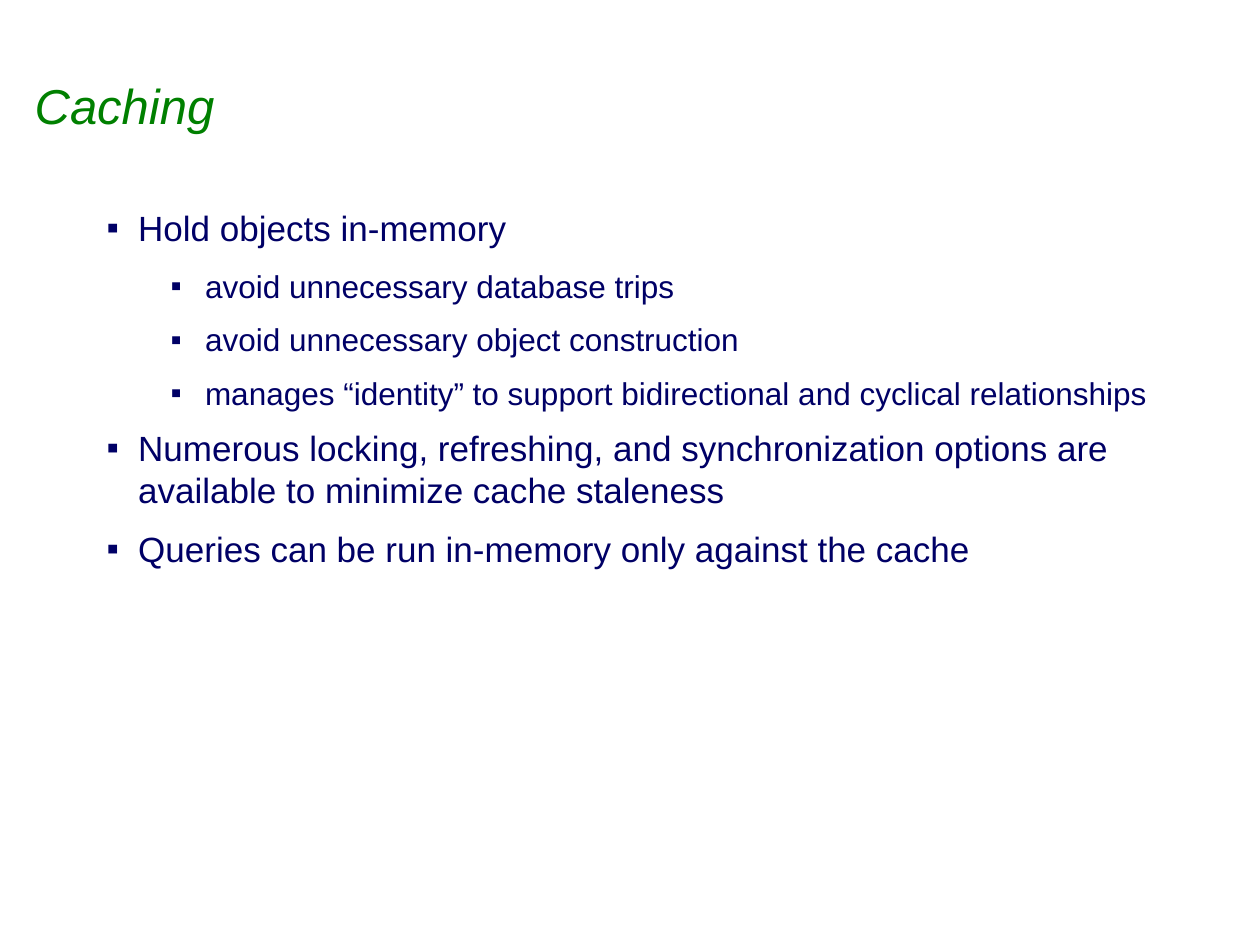
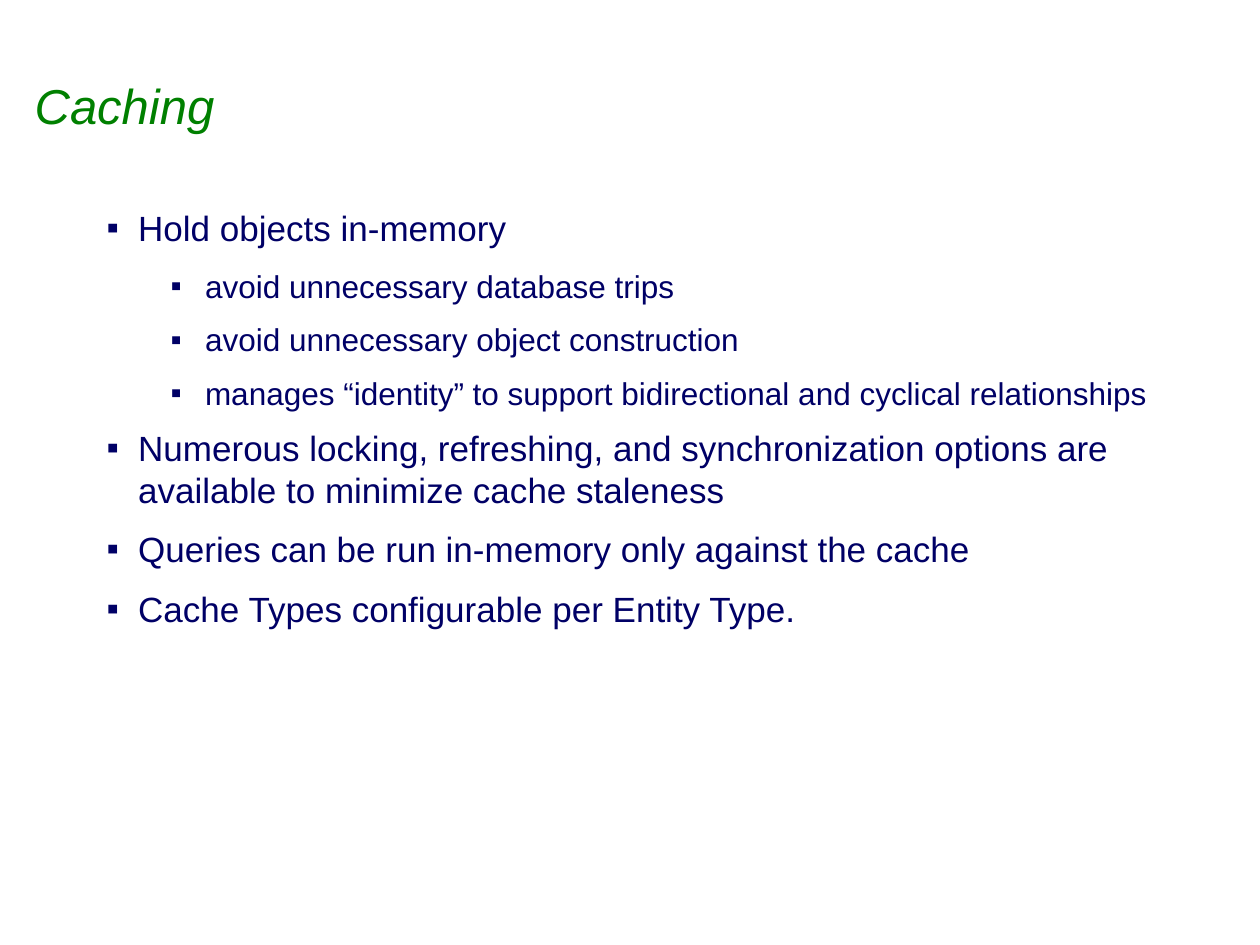
Before and after one commit to sabineheider/incubator, a slide deck: slide 2 of summit-2010/EclipseLink_Intro_Cache.ppt. Drawn at 1260x945 pixels with LibreOffice and Linux fonts; fonts in the diff are those of the drawing; background and template pictures are left out. Boxes give left, top, right and bottom in pixels: in the first picture for what was removed or moved away, otherwise in the second. Text is boxed around its words. In the diff, an @@ line names an element or a change of style, - is before the commit and + after.

```diff
--- a/summit-2010/EclipseLink_Intro_Cache.ppt
+++ b/summit-2010/EclipseLink_Intro_Cache.ppt
@@ text at [138, 596, 795, 628]: paragraph added @@
+▪ Cache Types configurable per Entity Type.
```
Also in this commit, not shown: 4 other slides changed, 6 slides added.
